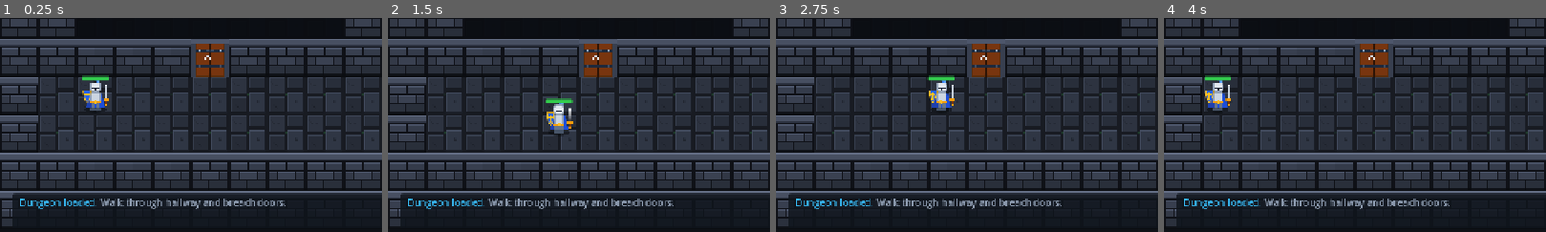
Above: before the commit, frames 1-4 (left to right).
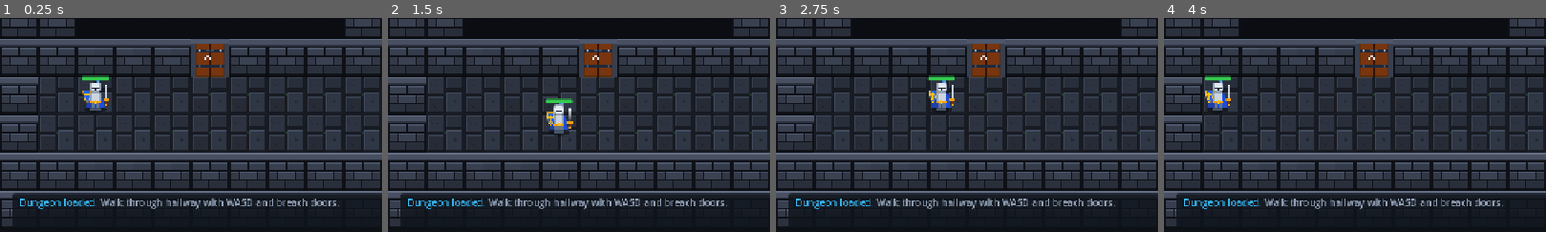
Above: after the commit, the same moments.

Repository: ShootyQ/DungeonGame
Game: Godot game, scene res://scenes/combat_arena.tscn
Two runs of this game, one before a commit and one after it. Both use one fixed random seed, a clock stepped at 60 frames per second and the inputs below.
Inputs (mouse positions are % of the whole screen's width and height, from its top left):
- Up to frame 1 (0.25 s): no input
- Up to frame 2 (1.5 s): tap Enter at 0.5 s; move the mouse to (72, 45) at 0.52 s; hold D 0.53-1.28 s; tap R at 0.6 s; click (72, 45) at 0.67 s; tap Space at 0.77 s; move the mouse to (30, 55) at 1.27 s; hold S from 1.28 s (still down); tap T at 1.35 s
- Up to frame 3 (2.75 s): tap Space at 1.52 s; move the mouse to (60, 28) at 2.02 s; release S at 2.03 s; hold D from 2.03 s (still down); tap R at 2.1 s
- Up to frame 4 (4 s): move the mouse to (45, 70) at 2.77 s; release D at 2.78 s; hold W 2.78-3.53 s; tap T at 2.85 s; click (45, 70) at 2.92 s; tap Space at 3.02, 3.5, 3.77 s; move the mouse to (80, 65) at 3.52 s; hold A from 3.53 s (still down); tap R at 3.6 s
The pictures show only the part of the screen within x 0-50%, y 50-100%; the shares and areas given below are measured in that part.

The runs differ from the first frame. In frame 1, 0.7% of the frame differs, in the area x 53-89%, y 83-88%; in frame 2, 0.7%; in frame 3, 0.7%; in frame 4, 0.7%.

Commit message:
Fix Room 2 enemy visibility and z-indexing, align Skeleton Guard with Door 2, and add Treasure Chest with Flame Rune reward

Diff:
--- /dev/null
+++ b/assets/sprites/chest_closed.svg
@@ -0,0 +1,22 @@
+<svg xmlns="http://www.w3.org/2000/svg" viewBox="0 0 64 64" width="64" height="64">
+  <!-- Shadow -->
+  <ellipse cx="32" cy="54" rx="22" ry="7" fill="#090b0e" opacity="0.6"/>
+
+  <!-- Base box -->
+  <rect x="10" y="26" width="44" height="26" rx="3" fill="#78350f" stroke="#451a03" stroke-width="2"/>
+  <rect x="12" y="28" width="40" height="22" fill="#92400e"/>
+
+  <!-- Curved Chest Lid -->
+  <path d="M8 26 C8 12, 56 12, 56 26 Z" fill="#b45309" stroke="#451a03" stroke-width="2"/>
+  <path d="M11 25 C13 15, 51 15, 53 25 Z" fill="#d97706"/>
+
+  <!-- Golden Trim Bands -->
+  <rect x="16" y="16" width="6" height="36" fill="#fbbf24"/>
+  <rect x="42" y="16" width="6" height="36" fill="#fbbf24"/>
+  <rect x="8" y="25" width="48" height="4" fill="#fbbf24"/>
+
+  <!-- Golden Lock / Keyhole with Glowing Ruby -->
+  <rect x="27" y="25" width="10" height="12" rx="2" fill="#f59e0b" stroke="#78350f" stroke-width="1.5"/>
+  <circle cx="32" cy="30" r="3" fill="#ef4444"/>
+  <circle cx="32" cy="30" r="1.5" fill="#fef08a"/>
+</svg>
--- /dev/null
+++ b/assets/sprites/chest_open.svg
@@ -0,0 +1,31 @@
+<svg xmlns="http://www.w3.org/2000/svg" viewBox="0 0 64 64" width="64" height="64">
+  <!-- Shadow -->
+  <ellipse cx="32" cy="54" rx="22" ry="7" fill="#090b0e" opacity="0.6"/>
+
+  <!-- Open Lid (swung back) -->
+  <path d="M10 20 C10 6, 54 6, 54 20 Z" fill="#78350f" stroke="#451a03" stroke-width="2"/>
+
+  <!-- Golden Light Spill -->
+  <polygon points="14,24 50,24 58,4 6,4" fill="#fef08a" opacity="0.25"/>
+
+  <!-- Base box interior (dark wood) -->
+  <rect x="10" y="26" width="44" height="26" rx="3" fill="#451a03" stroke="#260e02" stroke-width="2"/>
+  <rect x="12" y="28" width="40" height="8" fill="#1e0a02"/>
+
+  <!-- Gold Coins Heap -->
+  <ellipse cx="32" cy="36" rx="16" ry="6" fill="#f59e0b"/>
+  <circle cx="26" cy="35" r="2.5" fill="#fef08a"/>
+  <circle cx="31" cy="34" r="2.5" fill="#fef08a"/>
+  <circle cx="37" cy="35" r="2.5" fill="#fef08a"/>
+
+  <!-- Floating Glowing Relic Die in chest -->
+  <g transform="translate(26, 12)">
+    <rect width="12" height="12" rx="2" fill="#38bdf8" stroke="#ffffff" stroke-width="1.5"/>
+    <circle cx="3.5" cy="3.5" r="1" fill="#ffffff"/>
+    <circle cx="8.5" cy="8.5" r="1" fill="#ffffff"/>
+  </g>
+
+  <!-- Golden Trim Bands on bottom -->
+  <rect x="16" y="32" width="6" height="20" fill="#fbbf24"/>
+  <rect x="42" y="32" width="6" height="20" fill="#fbbf24"/>
+</svg>
--- /dev/null
+++ b/assets/ui/die_face_fire.svg
@@ -0,0 +1,16 @@
+<svg xmlns="http://www.w3.org/2000/svg" viewBox="0 0 64 64" width="64" height="64">
+  <rect x="3" y="3" width="58" height="58" rx="10" fill="#3b0f04" stroke="#f97316" stroke-width="3"/>
+  <rect x="6" y="6" width="52" height="52" rx="7" fill="none" stroke="#ea580c" stroke-width="1.5"/>
+  <circle cx="14" cy="14" r="5" fill="#ea580c"/>
+  <text x="14" y="17.5" font-family="sans-serif" font-weight="900" font-size="10" text-anchor="middle" fill="#ffffff">🔥</text>
+
+  <!-- Big Central Flame -->
+  <g transform="translate(18, 10)">
+    <path d="M14 2 C14 2, 22 10, 20 18 C26 14, 26 22, 22 28 C16 34, 4 30, 6 22 C6 18, 10 14, 8 10 C14 10, 10 4, 14 2 Z" fill="#ef4444"/>
+    <path d="M14 8 C14 8, 19 14, 18 20 C22 17, 21 23, 18 26 C14 30, 8 27, 9 22 C9 19, 11 16, 10 14 C14 14, 12 9, 14 8 Z" fill="#f59e0b"/>
+    <path d="M14 15 C14 15, 17 19, 16 22 C18 21, 16 25, 14 26 C12 27, 10 26, 11 23 C11 21, 12 19, 12 18 C14 18, 13 16, 14 15 Z" fill="#fef08a"/>
+  </g>
+
+  <text x="32" y="47" font-family="sans-serif" font-weight="800" font-size="9" text-anchor="middle" fill="#fdba74">FLAME RUNE</text>
+  <text x="32" y="56" font-family="sans-serif" font-weight="600" font-size="7" text-anchor="middle" fill="#fed7aa">8 DMG + BURN</text>
+</svg>
--- a/scripts/combat_arena.gd
+++ b/scripts/combat_arena.gd
@@ -29,11 +29,13 @@
 var grid: Array = []
 var doors: Array[Dictionary] = [] # [{pos, room_id, is_open, sprite}]
 var fog_overlays: Dictionary = {} # room_id -> ColorRect
+var chests: Array[Dictionary] = [] # [{pos, is_open, sprite}]
 
 # Node references
 var board_container: Node2D
 var tile_sprites: Node2D
 var door_container: Node2D
+var chest_container: Node2D
 var reticle_container: Node2D
 var unit_container: Node2D
 var fog_container: Node2D
@@ -119,21 +121,31 @@
 	add_child(board_container)
 
 	tile_sprites = Node2D.new()
+	tile_sprites.z_index = 0
 	board_container.add_child(tile_sprites)
 
 	door_container = Node2D.new()
+	door_container.z_index = 1
 	board_container.add_child(door_container)
 
+	chest_container = Node2D.new()
+	chest_container.z_index = 2
+	board_container.add_child(chest_container)
+
 	reticle_container = Node2D.new()
+	reticle_container.z_index = 3
 	board_container.add_child(reticle_container)
 
 	unit_container = Node2D.new()
+	unit_container.z_index = 5
 	board_container.add_child(unit_container)
 
 	fog_container = Node2D.new()
+	fog_container.z_index = 10
 	board_container.add_child(fog_container)
 
 	effects_container = Node2D.new()
+	effects_container.z_index = 15
 	board_container.add_child(effects_container)
 
 	# Reticle Sprites
@@ -190,7 +202,7 @@
 	var r1_fog = ColorRect.new()
 	r1_fog.position = Vector2(2 * TILE_SIZE, 2 * TILE_SIZE)
 	r1_fog.size = Vector2(7 * TILE_SIZE, 4 * TILE_SIZE)
-	r1_fog.color = Color(0.04, 0.05, 0.07, 0.96)
+	r1_fog.color = Color(0.04, 0.05, 0.07, 0.98)
 	r1_fog.mouse_filter = Control.MOUSE_FILTER_IGNORE
 	fog_container.add_child(r1_fog)
 	fog_overlays[1] = r1_fog
@@ -199,7 +211,7 @@
 	var r2_fog = ColorRect.new()
 	r2_fog.position = Vector2(12 * TILE_SIZE, 2 * TILE_SIZE)
 	r2_fog.size = Vector2(6 * TILE_SIZE, 4 * TILE_SIZE)
-	r2_fog.color = Color(0.04, 0.05, 0.07, 0.96)
+	r2_fog.color = Color(0.04, 0.05, 0.07, 0.98)
 	r2_fog.mouse_filter = Control.MOUSE_FILTER_IGNORE
 	fog_container.add_child(r2_fog)
 	fog_overlays[2] = r2_fog
@@ -216,19 +228,19 @@
 	player.died.connect(_on_player_died)
 
 	# Room 1 Enemies (2 Monsters: 1 Goblin, 1 Skeleton)
-	var gob1 = _create_enemy("Goblin Scout", 14, "res://assets/sprites/monster_goblin.svg", Vector2i(3, 3), 1)
-	var skel1 = _create_enemy("Skeleton Warrior", 18, "res://assets/sprites/monster_skeleton.svg", Vector2i(7, 4), 1)
+	var gob1 = _create_enemy("Goblin Scout", 14, "res://assets/sprites/monster_goblin.svg", Vector2i(4, 3), 1)
+	var skel1 = _create_enemy("Skeleton Warrior", 18, "res://assets/sprites/monster_skeleton.svg", Vector2i(6, 4), 1)
 	all_enemies.append_array([gob1, skel1])
 
-	# Room 2 Enemies (3 Monsters: 2 Goblins, 1 Skeleton Guard)
+	# Room 2 Enemies (3 Monsters: Skeleton Guard right in direct line with Door 2 + 2 Goblins flanking)
+	var skel2 = _create_enemy("Skeleton Guard", 22, "res://assets/sprites/monster_skeleton.svg", Vector2i(14, 4), 2)
 	var gob2 = _create_enemy("Goblin Berserker", 16, "res://assets/sprites/monster_goblin.svg", Vector2i(13, 3), 2)
 	var gob3 = _create_enemy("Goblin Sneak", 14, "res://assets/sprites/monster_goblin.svg", Vector2i(16, 3), 2)
-	var skel2 = _create_enemy("Skeleton Guard", 22, "res://assets/sprites/monster_skeleton.svg", Vector2i(15, 4), 2)
-	all_enemies.append_array([gob2, gob3, skel2])
-
-	# Initially hide room enemies until doors open
+	all_enemies.append_array([skel2, gob2, gob3])
+
+	# All enemies remain active inside their rooms (completely hidden by the Fog of War overlays above them)
 	for enemy in all_enemies:
-		enemy.visible = false
+		enemy.visible = true
 		enemy.is_active_in_combat = false
 
 func _create_enemy(p_name: String, hp: int, tex_path: String, pos: Vector2i, p_room_id: int) -> CombatUnit:
@@ -436,7 +448,7 @@
 	log_label = RichTextLabel.new()
 	log_label.bbcode_enabled = true
 	log_label.scroll_following = true
-	log_label.text = "[color=#38bdf8]Dungeon loaded.[/color] [color=#94a3b8]Walk through hallway and breach doors.[/color]\n"
+	log_label.text = "[color=#38bdf8]Dungeon loaded.[/color] [color=#94a3b8]Walk through hallway with WASD and breach doors.[/color]\n"
 	log_panel.add_child(log_label)
 
 func _process(delta: float) -> void:
@@ -461,7 +473,6 @@
 		var speed = 190.0
 		var desired_pos = player.position + move_vec * speed * delta
 
-		# Collision check against walls and closed doors
 		var p_grid = world_to_grid(desired_pos)
 		if is_valid_grid_pos(p_grid):
 			var tile = grid[p_grid.y][p_grid.x]
@@ -471,7 +482,6 @@
 				player.position = desired_pos
 				player.grid_pos = p_grid
 			else:
-				# Wall slide
 				var slide_x = Vector2(desired_pos.x, player.position.y)
 				var grid_x = world_to_grid(slide_x)
 				if is_valid_grid_pos(grid_x) and grid[grid_x.y][grid_x.x] == 0:
@@ -484,12 +494,19 @@
 						player.position = slide_y
 						player.grid_pos = grid_y
 
-	# Also check proximity to any closed door
+	# Check proximity to doors
 	for door in doors:
 		if not door["is_open"]:
 			var d_world = grid_to_world(door["pos"])
-			if player.position.distance_to(d_world) < 56.0:
+			if player.position.distance_to(d_world) < 60.0:
 				_open_door(door)
+
+	# Check proximity to chests
+	for chest in chests:
+		if not chest["is_open"]:
+			var c_world = grid_to_world(chest["pos"])
+			if player.position.distance_to(c_world) < 48.0:
+				_open_chest(chest)
 
 func _check_door_interaction(door_grid_pos: Vector2i) -> void:
 	for door in doors:
@@ -500,7 +517,7 @@
 func _open_door(door: Dictionary) -> void:
 	door["is_open"] = true
 	door["sprite"].texture = load("res://assets/sprites/door_open.svg")
-	grid[door["pos"].y][door["pos"].x] = 0 # Door tile is now walkable floor!
+	grid[door["pos"].y][door["pos"].x] = 0 # Doorway is now walkable floor
 
 	var r_id = door["room_id"]
 	_log("[color=#f59e0b]🚪 Door breached! Room %d revealed![/color]" % r_id)
@@ -509,20 +526,41 @@
 	if fog_overlays.has(r_id):
 		var fog = fog_overlays[r_id]
 		var tween = create_tween()
-		tween.tween_property(fog, "modulate:a", 0.0, 0.7)
+		tween.tween_property(fog, "modulate:a", 0.0, 0.5)
 		tween.tween_callback(fog.queue_free)
 		fog_overlays.erase(r_id)
 
-	# Reveal and activate monsters in this room
+	# Find and activate living monsters in this room
 	var engaged_monsters: Array[CombatUnit] = []
 	for enemy in all_enemies:
-		if enemy.room_id == r_id and is_instance_valid(enemy) and enemy.is_alive:
-			enemy.visible = true
+		if enemy.room_id == r_id and is_instance_valid(enemy) and enemy.is_alive and enemy.current_hp > 0:
 			enemy.is_active_in_combat = true
 			engaged_monsters.append(enemy)
+			# Alert indicator
+			_show_floating_text(enemy.position, "!", Color(0.95, 0.2, 0.2))
 
 	if not engaged_monsters.is_empty():
 		_start_combat_countdown(engaged_monsters)
+
+func _open_chest(chest: Dictionary) -> void:
+	chest["is_open"] = true
+	chest["sprite"].texture = load("res://assets/sprites/chest_open.svg")
+	_show_floating_text(grid_to_world(chest["pos"]), "LOOT UNLOCKED!", Color(0.98, 0.85, 0.2))
+
+	# Reward: Modify D6 Sword! Add Flaming Rune face
+	if player and player.die and not player.die.faces.is_empty():
+		var fire_face = {
+			"roll": 4,
+			"title": "FLAME RUNE",
+			"desc": "8 Damage + Burn!",
+			"damage": 8,
+			"knockback": false,
+			"icon": "res://assets/ui/die_face_fire.svg"
+		}
+		player.die.faces[3] = fire_face # Replace face 4 with Flaming Rune!
+		player.loaded_face = fire_face
+		_update_hud_display()
+		_log("[color=#f97316][b]🔥 TREASURE FOUND: Flame Rune etched into your D6 Sword! (Face 4 replaced with 8 DMG + BURN)[/b][/color]")
 
 func _start_combat_countdown(engaged_monsters: Array[CombatUnit]) -> void:
 	current_mode = GameMode.COMBAT_COUNTDOWN
@@ -532,17 +570,14 @@
 	var snap_target = grid_to_world(world_to_grid(player.position))
 	var snap_tween = create_tween()
 	snap_tween.tween_property(player, "position", snap_target, 0.25).set_trans(Tween.TRANS_QUAD).set_ease(Tween.EASE_OUT)
-	player.grid_pos = world_to_grid(player.position)
-
-	# Switch UI
+	player.grid_pos = world_to_grid(snap_target)
+
 	explore_banner.visible = false
 	countdown_overlay.visible = true
 
-	# Dramatic 3-2-1 Countdown Animation
 	_log("[color=#ef4444][b]⚔️ COMBAT STARTING IN 3... 2... 1...[/b][/color]")
 
 	var count_seq = create_tween()
-	# "3"
 	count_seq.tween_callback(func():
 		countdown_number.text = "3"
 		countdown_number.scale = Vector2(1.5, 1.5)
@@ -551,7 +586,6 @@
 	)
 	count_seq.tween_interval(0.65)
 
-	# "2"
 	count_seq.tween_callback(func():
 		countdown_number.text = "2"
 		countdown_number.scale = Vector2(1.5, 1.5)
@@ -560,7 +594,6 @@
 	)
 	count_seq.tween_interval(0.65)
 
-	# "1"
 	count_seq.tween_callback(func():
 		countdown_number.text = "1"
 		countdown_number.scale = Vector2(1.5, 1.5)
@@ -569,7 +602,6 @@
 	)
 	count_seq.tween_interval(0.65)
 
-	# "FIGHT!"
 	count_seq.tween_callback(func():
 		countdown_number.text = "BATTLE!"
 		countdown_number.add_theme_color_override("font_color", Color(0.2, 0.9, 0.4))
@@ -649,20 +681,17 @@
 					_handle_combat_right_click(clicked_grid)
 
 func _handle_combat_left_click(pos: Vector2i) -> void:
-	# Click on active enemy: target attack
 	for enemy in active_combat_enemies:
 		if is_instance_valid(enemy) and enemy.is_alive and enemy.grid_pos == pos:
 			_toggle_attack_target(pos, enemy.unit_name)
 			return
 
-	# Click on player tile: cancel move
 	if pos == player.grid_pos:
 		player_move_target = Vector2i(-1, -1)
 		move_indicator.visible = false
 		_log("[color=#94a3b8]Holding position.[/color]")
 		return
 
-	# Click adjacent floor: set move
 	if grid[pos.y][pos.x] == 0:
 		var diff = (pos - player.grid_pos).abs()
 		if diff.x <= 1 and diff.y <= 1:
@@ -928,7 +957,6 @@
 		_start_planning_phase()
 
 func _on_active_room_cleared() -> void:
-	# Check if all dungeon enemies are dead
 	var any_remaining = false
 	for enemy in all_enemies:
 		if is_instance_valid(enemy) and enemy.is_alive and enemy.current_hp > 0:
@@ -936,13 +964,34 @@
 			break
 
 	if not any_remaining:
+		# Spawn final reward chest in Room 2!
+		_spawn_treasure_chest(Vector2i(15, 3))
 		_game_conquered()
 	else:
-		_log("[color=#22c55e][b]🏆 ROOM CLEARED! Returning to Exploration mode...[/b][/color]")
+		# Spawn chest in Room 1!
+		_spawn_treasure_chest(Vector2i(5, 3))
+		_log("[color=#22c55e][b]🏆 ROOM CLEARED! A treasure chest has appeared! Returning to Exploration mode...[/b][/color]")
 		_show_floating_text(player.position, "ROOM CLEARED!", Color(0.2, 0.9, 0.4))
 		var t = create_tween()
-		t.tween_interval(1.2)
+		t.tween_interval(1.0)
 		t.tween_callback(_enter_exploration_mode)
+
+func _spawn_treasure_chest(pos: Vector2i) -> void:
+	var sprite = Sprite2D.new()
+	sprite.texture = load("res://assets/sprites/chest_closed.svg")
+	sprite.position = grid_to_world(pos)
+	chest_container.add_child(sprite)
+
+	# Spawn bounce animation
+	sprite.scale = Vector2(0.2, 0.2)
+	var tween = create_tween()
+	tween.tween_property(sprite, "scale", Vector2.ONE, 0.4).set_trans(Tween.TRANS_BOUNCE).set_ease(Tween.EASE_OUT)
+
+	chests.append({
+		"pos": pos,
+		"is_open": false,
+		"sprite": sprite
+	})
 
 func _show_floating_text(world_pos: Vector2, text: String, color: Color) -> void:
 	var label = Label.new()
@@ -974,7 +1023,9 @@
 	current_mode = GameMode.GAME_OVER
 	phase_title.text = "🏆 DUNGEON CONQUERED!"
 	phase_title.add_theme_color_override("font_color", Color(0.2, 0.9, 0.4))
-	_log("[color=#22c55e][b]🎉 VICTORY! All rooms purged. The dungeon is conquered! Press R to replay.[/b][/color]")
+	_log("[color=#22c55e][b]🎉 VICTORY! All rooms purged. The dungeon is conquered! Walk up to the golden chest to claim your relic![/b][/color]")
+	# Allow walking to the chest in exploration
+	_enter_exploration_mode()
 
 func _game_over() -> void:
 	current_mode = GameMode.GAME_OVER
Not shown, added: assets/sprites/chest_closed.svg.import
Not shown, added: assets/sprites/chest_open.svg.import
Not shown, added: assets/ui/die_face_fire.svg.import
Not shown, added: create_chest.js
Not shown, added: create_fire_die.js
